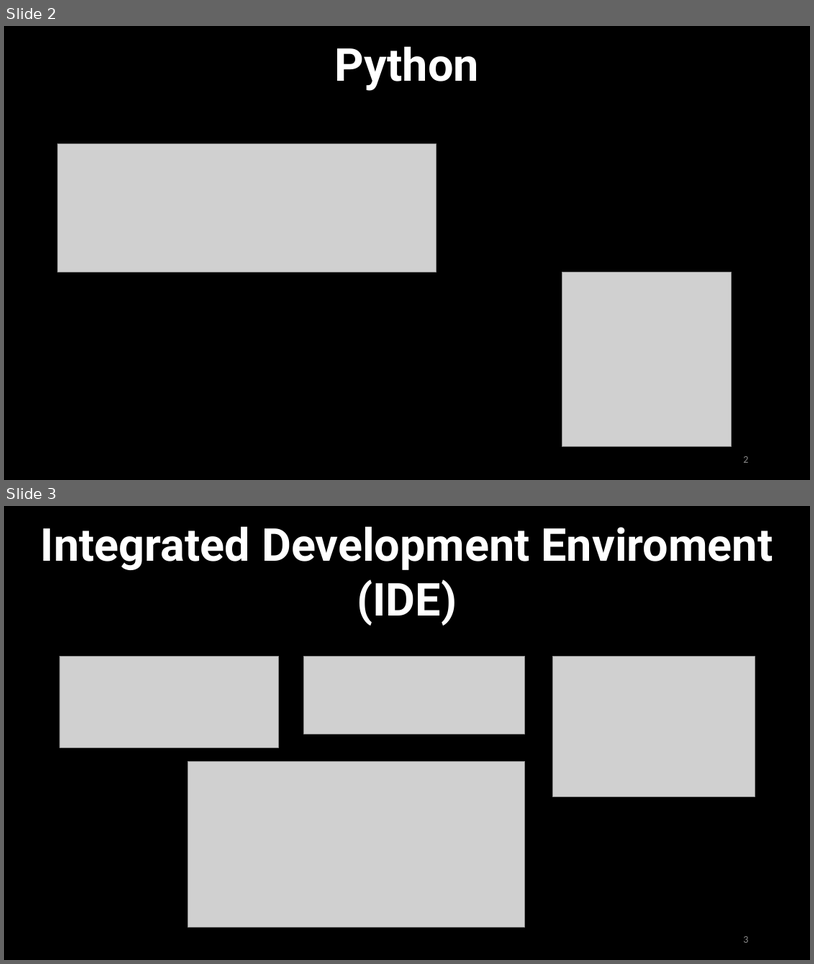
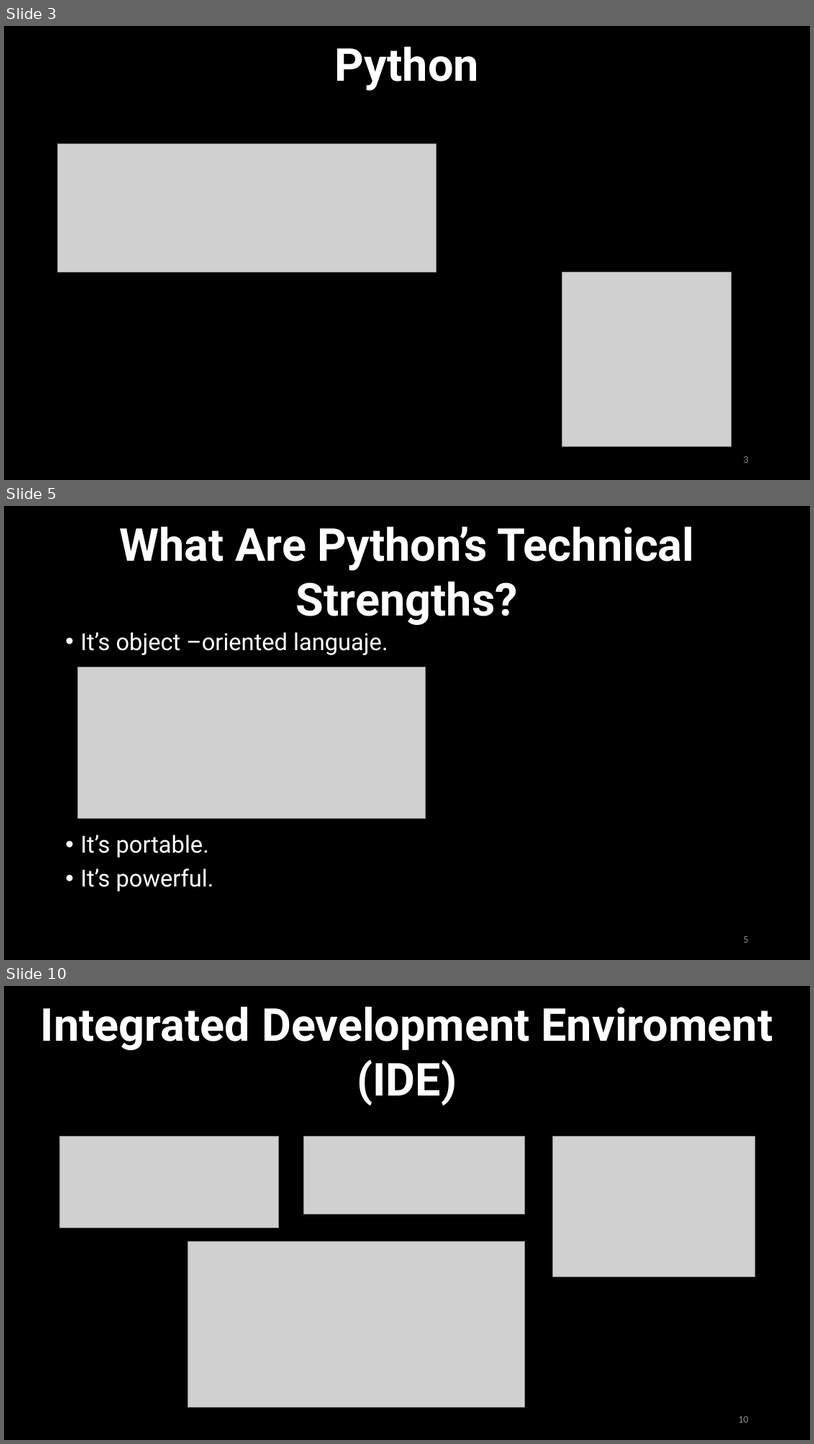
Before and after one commit to urcuqui/WhiteHat, a slide deck: Presentations/Club Hack1ng/Clase13-Python(23,10,2017).pptx. Shown one above the other, each under a label of ours: slides 2 and 3 before the commit, slides 3, 5 and 10 after it; the slides between them are not shown. The pictures are 814x964 and 814x1444 pixels, drawn with LibreOffice and Linux fonts; fonts in the diff are those of the drawing; grey boxes stand for pictures. Boxes give left, top, right and bottom in pixels: in the first picture for what was removed or moved away, otherwise in the second. Text is boxed around its words. In the diff, an @@ line names an element or a change of style, - is before the commit and + after.

Commit message:
Introduction to Python

```diff
--- a/Presentations/Club Hack1ng/Clase13-Python(23,10,2017).pptx
+++ b/Presentations/Club Hack1ng/Clase13-Python(23,10,2017).pptx
@@ slide 5 added at (4, 506, 810, 960), background #000000 @@
@@ text added at (119, 526, 695, 625), 54 pt, text #FFFFFF, bold @@
+What Are Python’s Technical Strengths?
@@ text added at (80, 632, 388, 891), 28 pt, text #FFFFFF @@
+• It’s object –oriented languaje.
+• It’s portable.
+• It’s powerful.
@@ picture added at (78, 667, 426, 818) @@
@@ page number added at (743, 936, 748, 942), 12 pt, text #8C8C8C @@
+5
@@ what was slide 2 is now slide 3 @@
@@ what was slide 3 is now slide 10 @@
@@ page number at (738, 1416, 748, 1422): text changed @@
-3
+10
```
Also in this commit, not shown: 7 other slides added, 2 slides removed, 1 other file.
